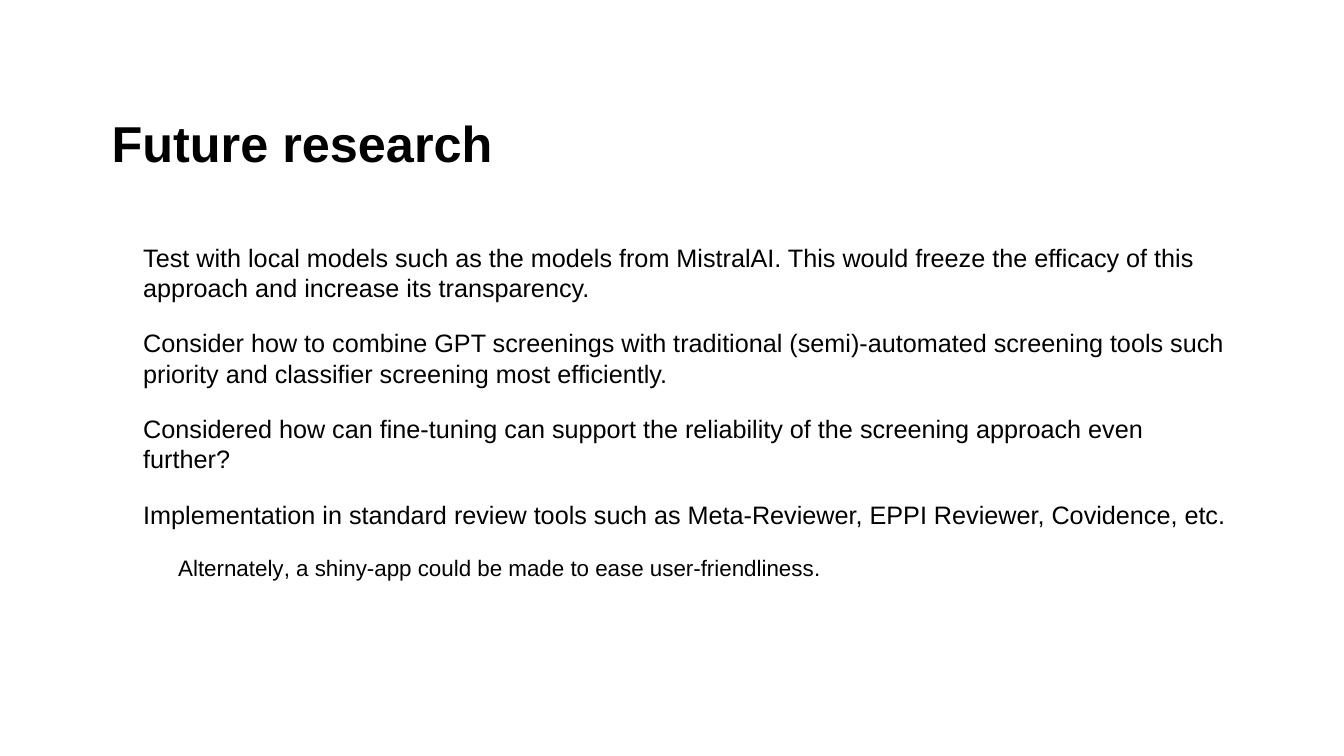
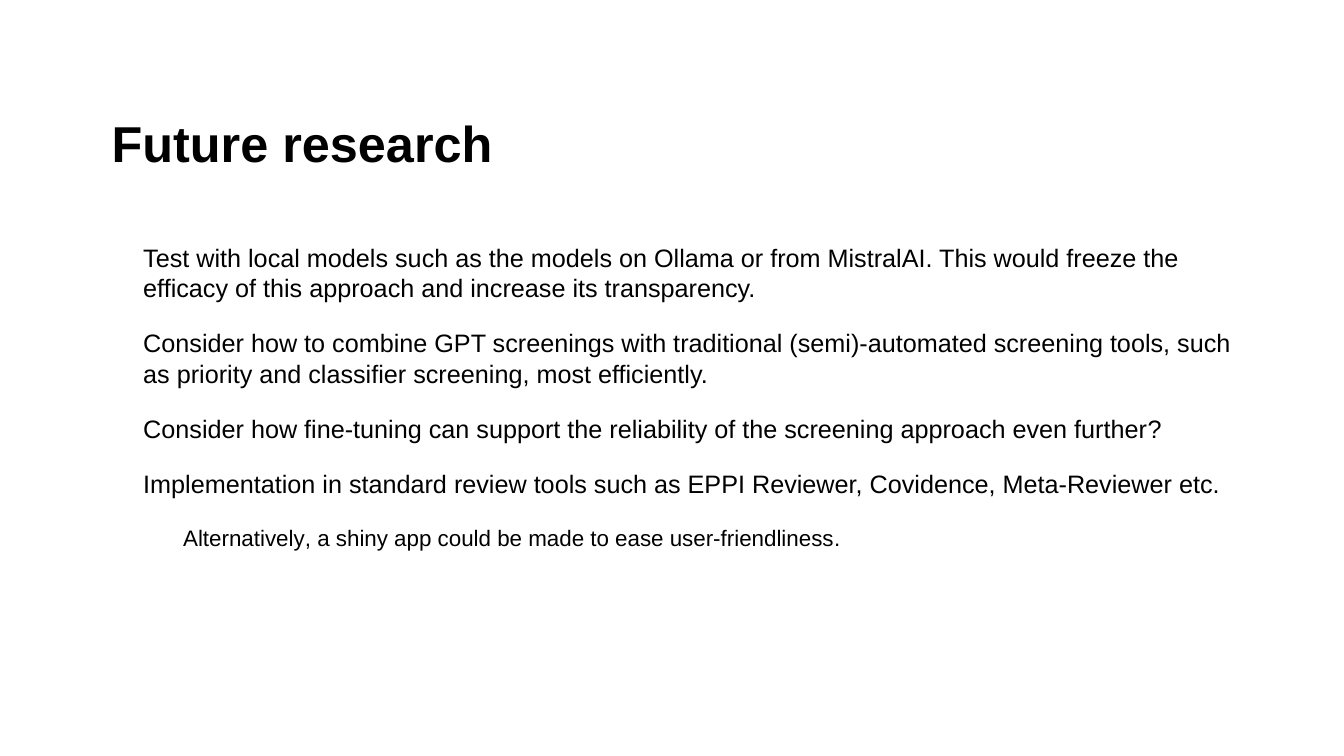
Before and after one commit to MikkelVembye/IRM2026, a slide deck: slide 12 of screen-with-gpt-models.pptx (slide 11 before the commit). Drawn at 1344x756 pixels with LibreOffice and Linux fonts; fonts in the diff are those of the drawing; background and template pictures are left out. Boxes give left, top, right and bottom in pixels: in the first picture for what was removed or moved away, otherwise in the second. Text is boxed around its words. In the diff, an @@ line names an element or a change of style, - is before the commit and + after.

```diff
--- a/screen-with-gpt-models.pptx
+++ b/screen-with-gpt-models.pptx
@@ text at bbox=[143, 248, 1230, 551]: text changed @@
-• Test with local models such as the models from MistralAI. This would freeze the efficacy of this approach and increase its transparency.
-• Consider how to combine GPT screenings with traditional (semi)-automated screening tools such priority and classifier screening most efficiently.
-• Considered how can fine-tuning can support the reliability of the screening approach even further?
-• Implementation in standard review tools such as Meta-Reviewer, EPPI Reviewer, Covidence, etc.
-  • Alternately, a shiny-app could be made to ease user-friendliness.
+• Test with local models such as the models on Ollama or from MistralAI. This would freeze the efficacy of this approach and increase its transparency.
+• Consider how to combine GPT screenings with traditional (semi)-automated screening tools, such as priority and classifier screening, most efficiently.
+• Consider how fine-tuning can support the reliability of the screening approach even further?
+• Implementation in standard review tools such as EPPI Reviewer, Covidence, Meta-Reviewer etc.
+  • Alternatively, a shiny app could be made to ease user-friendliness.
```
Also in this commit, not shown: 10 other slides changed, 1 slide added, 35 other files.
